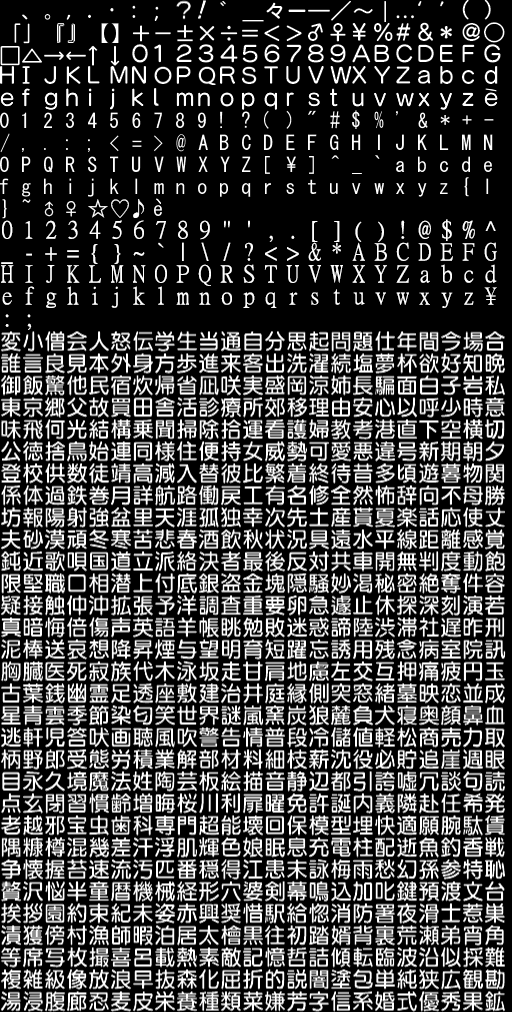
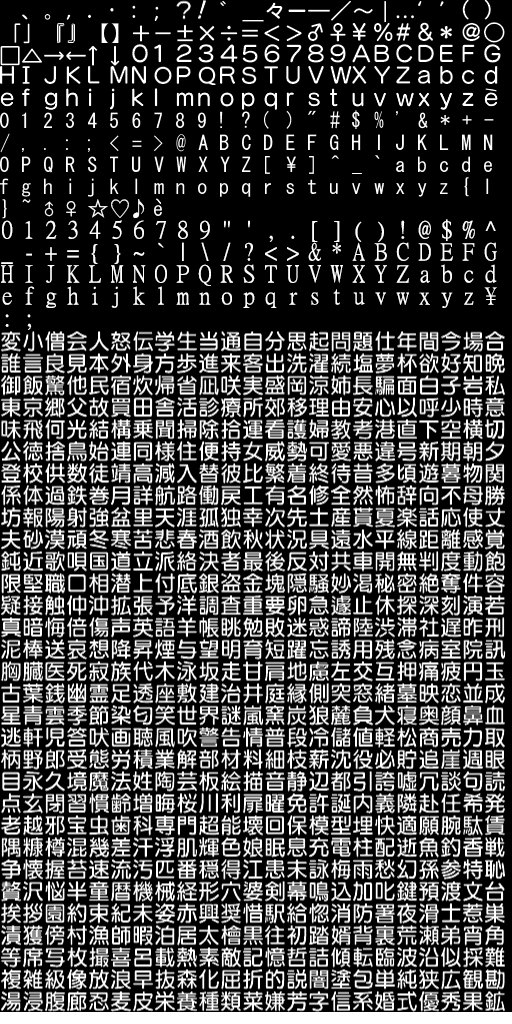
Layers edited between the first and the second 512 × 1024 image:
renamed "I" to "Layer 9", moved it above "Layer 8", painted on it over [154, 88, 159, 107]
painted on "Layer 8" over [154, 88, 159, 107]
